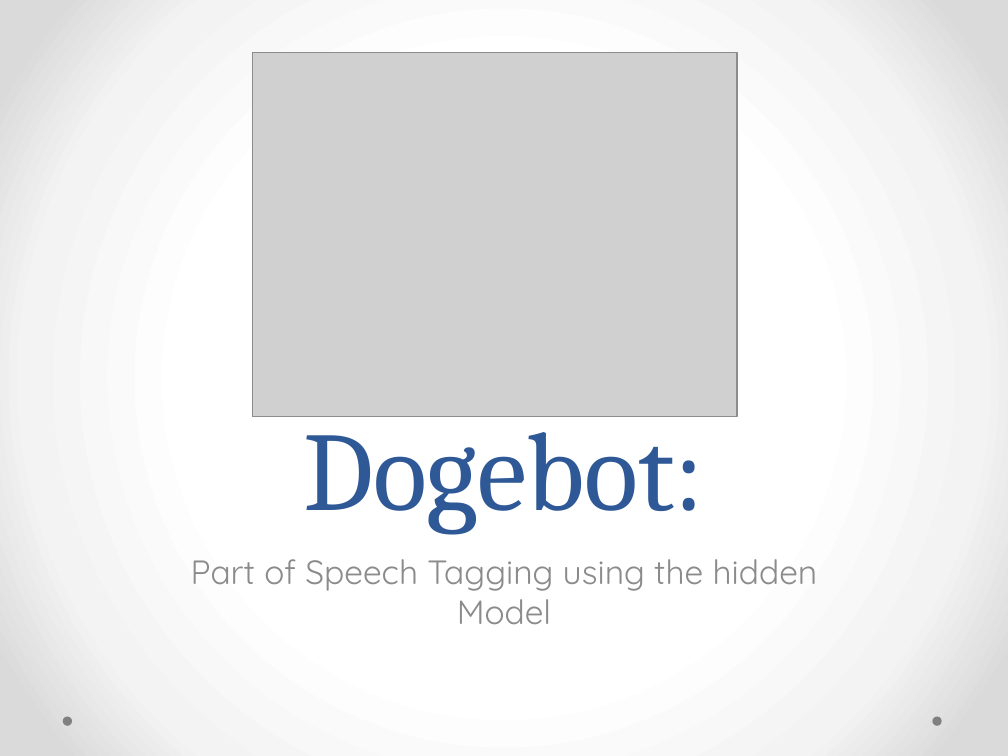
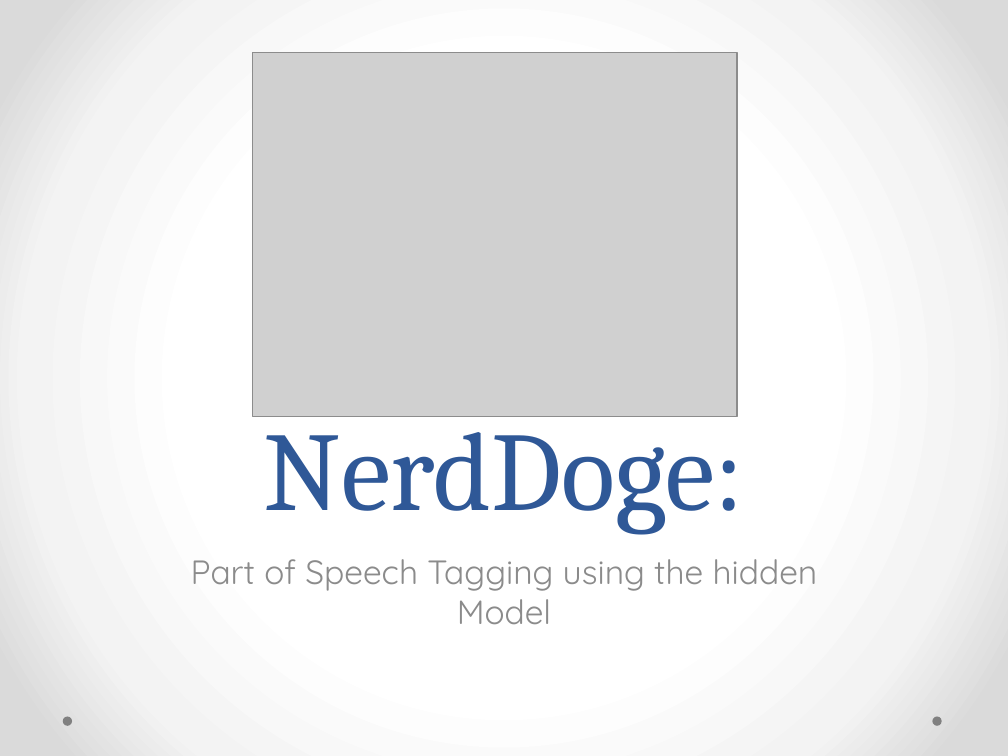
Before and after one commit to JessJKitty/CS51-Doge, a slide deck: slide 1 of Doge_presentation.pptx. Drawn at 1008x756 pixels with LibreOffice and Linux fonts; fonts in the diff are those of the drawing; grey boxes stand for pictures. Boxes give left, top, right and bottom in pixels: in the first picture for what was removed or moved away, otherwise in the second. Text is boxed around its words. In the diff, an @@ line names an element or a change of style, - is before the commit and + after.

Commit message:
nerddoge

```diff
--- a/Doge_presentation.pptx
+++ b/Doge_presentation.pptx
@@ title at [263, 407, 744, 535]: text changed @@
-Dogebot:
+NerdDoge:
```
